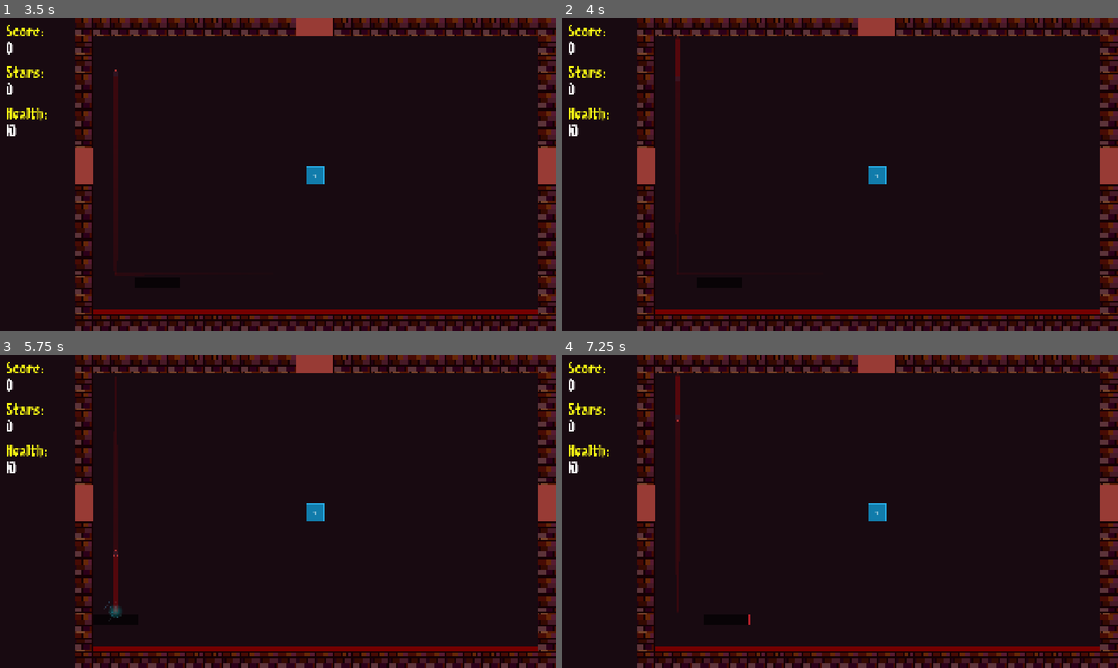
Above: before the commit, frames 1-4 (two rows, left to right).
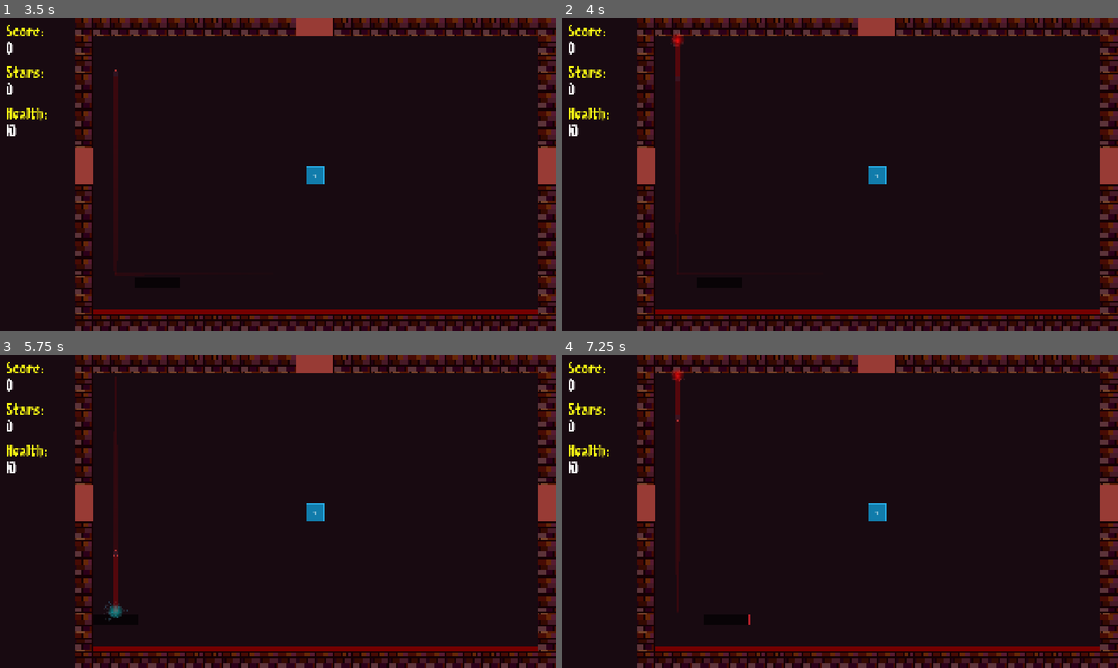
Above: after the commit, the same moments.

Repository: lostpoet999/escape_to_marty
Game: Godot game, scene res://scenes_and_scripts/ui_main_menu/main_menu.tscn
The game is run twice, just before and just after one commit, with the same random seed, the same clock (stepped at 60 frames per second) and the same inputs. Sound files missing from this copy of the repository are replaced by a short silence.
Inputs (mouse positions are in pixels of both pictures, inside the frame that each line leads up to):
- Up to frame 1 (3.5 s): click "Start" at 0.5 s; tap Enter at 1.25, 2.75 s; move the mouse to (544, 165) at 1.27 s; hold Tab (click_mode_toggle) 1.28-2.03 s; click (544, 165) at 1.42 s; tap Space at 2 s; move the mouse to (250, 174) at 2.02 s; click (250, 174) at 2.1 s; move the mouse to (289, 168) at 2.77 s; hold Tab (click_mode_toggle) from 2.78 s (still down); click (289, 168) at 2.92 s
- Up to frame 2 (4 s): tap Space at 3.5 s; move the mouse to (1106, 165) at 3.52 s; release Tab (click_mode_toggle) at 3.53 s; click (1106, 165) at 3.6 s
- Up to frame 3 (5.75 s): tap Enter at 4.25 s; move the mouse to (316, 661) at 4.27 s; hold Tab (click_mode_toggle) 4.28-5.03 s; click (316, 661) at 4.42 s; tap Space at 5 s; move the mouse to (233, 508) at 5.02 s; click (233, 508) at 5.1 s
- Up to frame 4 (7.25 s): move the mouse to (845, 511) at 5.77 s; hold Tab (click_mode_toggle) 5.78-6.53 s; click (845, 511) at 5.92 s; move the mouse to (878, 364) at 6.52 s; click (878, 364) at 6.6 s

Frame 1 is identical in both runs. In frame 2, less than 0.1% of the frame differs, in the area x 19-22%, y 4-10%; in frame 3, less than 0.1%; in frame 4, less than 0.1%.

Commit message:
bug: fixed minor bug on particles for bounce on y collisions

Diff:
--- a/scenes_and_scripts/ball/ball.gd
+++ b/scenes_and_scripts/ball/ball.gd
@@ -149,6 +149,16 @@
 		apply_collider_effects(collider)
 		if on_paddle:
 			return
+		var fx = null
+		if collider.is_in_group("bricks"):
+			fx = brick_bounce_particles.instantiate()
+		if collider.is_in_group("walls"):
+			fx = wall_bounce_particles.instantiate()
+		if collider.is_in_group("paddle"):
+			fx = paddle_bounce_particles.instantiate()
+		if fx != null:
+			fx.position = global_position
+			get_tree().current_scene.add_child(fx)
 
 		if collider.is_in_group("paddle"):
 			sfx.play_sound("bounce_1")
